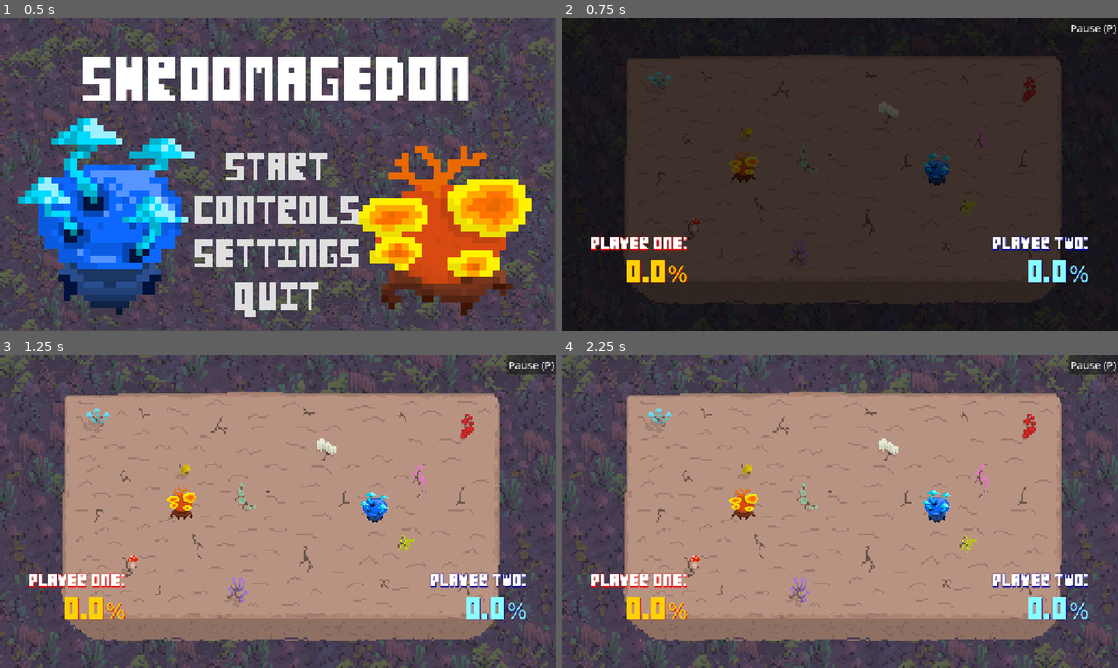
Above: before the commit, frames 1-4 (two rows, left to right).
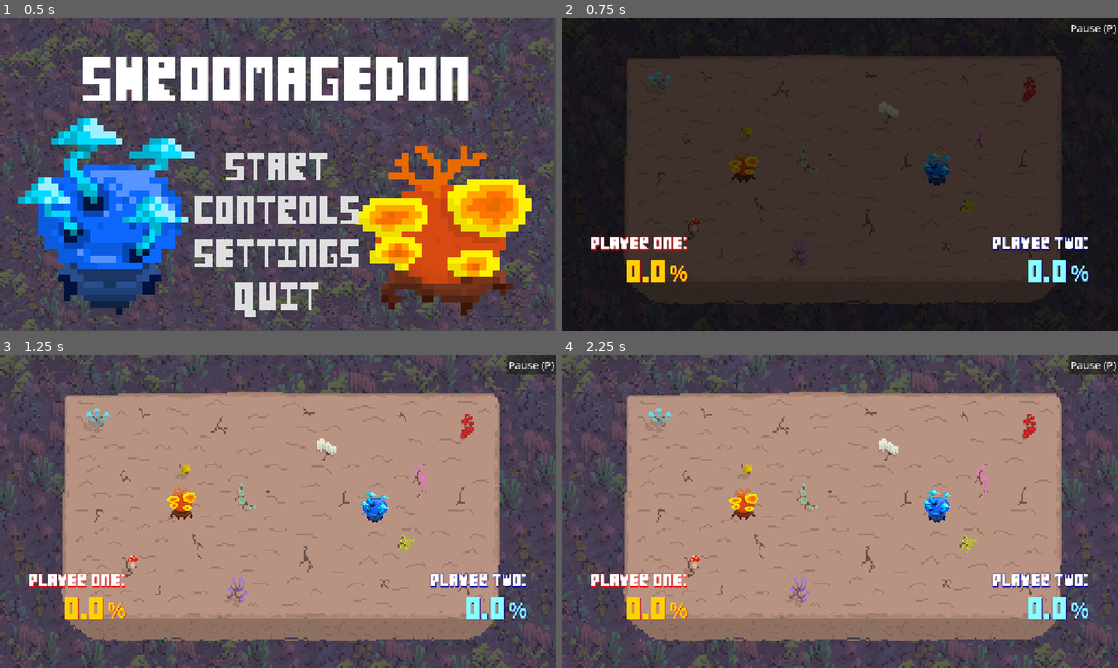
Above: after the commit, the same moments.

Repository: srabin/game_jam_controlled_chaos
Game: Godot game, scene res://ui/title_screen.tscn
Same seed, same stepped clock (60 frames per second), same inputs: the game is played once before the commit and once after it. Sound files missing from this copy of the repository are replaced by a short silence.
Inputs (mouse positions are in pixels of both pictures, inside the frame that each line leads up to):
- Up to frame 1 (0.5 s): no input
- Up to frame 2 (0.75 s): click "START" at 0.5 s
- Up to frame 3 (1.25 s): no input
- Up to frame 4 (2.25 s): move the mouse to (962, 495) at 1.27 s; tap Enter at 2 s; move the mouse to (728, 527) at 2.02 s

Frame 1 is identical in both runs. In frame 2, 0.2% of the frame differs, in the area x 19-95%, y 79-85%; in frame 3, 0.2%; in frame 4, 0.2%.

Commit message:
update percentage display to fix ui bug, fix music mix a bit

Diff:
--- a/percentage_display.gd
+++ b/percentage_display.gd
@@ -1,6 +1,7 @@
 extends CanvasLayer
-@onready var player_one: Label = $MarginContainer/HBoxContainer/VBoxContainer2/PlayerOne
-@onready var player_two: Label = $MarginContainer/HBoxContainer/VBoxContainer/PlayerTwo
+@onready var player_one: Label = $MarginContainer/HBoxContainer/VBoxContainer2/HBoxContainer/PlayerOne
+@onready var player_two: Label = $MarginContainer/HBoxContainer/VBoxContainer/HBoxContainer/PlayerTwo
+
 
 @onready var tramates: CharacterBody2D = $"../Tramates"
 @onready var mentaria: CharacterBody2D = $"../Mentaria"
@@ -11,7 +12,7 @@
 
 # Called every frame. 'delta' is the elapsed time since the previous frame.
 func _process(delta: float) -> void:
-	var tramates_percentage = str(tramates.percentage) + "%"
-	var mentaria_percentage = str(mentaria.percentage) + "%"
+	var tramates_percentage = str(tramates.percentage)
+	var mentaria_percentage = str(mentaria.percentage)
 	player_one.text = tramates_percentage
 	player_two.text = mentaria_percentage
--- a/world.tscn
+++ b/world.tscn
@@ -141,7 +141,11 @@
 theme_override_font_sizes/font_size = 30
 text = "Player One:"
 
-[node name="PlayerOne" type="Label" parent="PercentageDisplay/MarginContainer/HBoxContainer/VBoxContainer2"]
+[node name="HBoxContainer" type="HBoxContainer" parent="PercentageDisplay/MarginContainer/HBoxContainer/VBoxContainer2"]
+layout_mode = 2
+size_flags_horizontal = 8
+
+[node name="PlayerOne" type="Label" parent="PercentageDisplay/MarginContainer/HBoxContainer/VBoxContainer2/HBoxContainer"]
 layout_mode = 2
 size_flags_horizontal = 8
 size_flags_vertical = 8
@@ -149,7 +153,18 @@
 theme_override_colors/font_color = Color(1, 0.819608, 0, 1)
 theme_override_colors/font_shadow_color = Color(0.863436, 5.31845e-06, 7.70092e-07, 1)
 theme_override_font_sizes/font_size = 50
-text = "0.0%"
+text = "0.0"
+
+[node name="PlayerOnePercentSign" type="Label" parent="PercentageDisplay/MarginContainer/HBoxContainer/VBoxContainer2/HBoxContainer"]
+layout_direction = 2
+layout_mode = 2
+size_flags_horizontal = 8
+size_flags_vertical = 8
+theme_override_colors/font_color = Color(1, 0.819608, 0, 1)
+theme_override_colors/font_shadow_color = Color(0.863436, 5.31845e-06, 7.70092e-07, 1)
+theme_override_font_sizes/font_size = 50
+text = "%"
+vertical_alignment = 2
 
 [node name="VBoxContainer" type="VBoxContainer" parent="PercentageDisplay/MarginContainer/HBoxContainer"]
 layout_mode = 2
@@ -165,7 +180,11 @@
 theme_override_font_sizes/font_size = 30
 text = "Player Two:"
 
-[node name="PlayerTwo" type="Label" parent="PercentageDisplay/MarginContainer/HBoxContainer/VBoxContainer"]
+[node name="HBoxContainer" type="HBoxContainer" parent="PercentageDisplay/MarginContainer/HBoxContainer/VBoxContainer"]
+layout_mode = 2
+size_flags_horizontal = 8
+
+[node name="PlayerTwo" type="Label" parent="PercentageDisplay/MarginContainer/HBoxContainer/VBoxContainer/HBoxContainer"]
 layout_mode = 2
 size_flags_horizontal = 8
 size_flags_vertical = 8
@@ -173,7 +192,17 @@
 theme_override_colors/font_color = Color(0.541176, 1, 1, 1)
 theme_override_colors/font_shadow_color = Color(0, 0, 0.635294, 1)
 theme_override_font_sizes/font_size = 50
-text = "0.0%"
+text = "0.0"
+
+[node name="PlayerTwoPercentSign" type="Label" parent="PercentageDisplay/MarginContainer/HBoxContainer/VBoxContainer/HBoxContainer"]
+layout_mode = 2
+size_flags_horizontal = 8
+size_flags_vertical = 8
+theme_override_colors/font_color = Color(0.541176, 1, 1, 1)
+theme_override_colors/font_shadow_color = Color(0, 0, 0.635294, 1)
+theme_override_font_sizes/font_size = 50
+text = "%"
+vertical_alignment = 2
 
 [connection signal="body_entered" from="Platform" to="Tramates" method="_on_platform_body_entered"]
 [connection signal="body_exited" from="Platform" to="Tramates" method="_on_platform_body_exited"]
Not shown, changed: sounds/fight_track.wav.import
Not shown, changed: sounds/fight_track.wav
